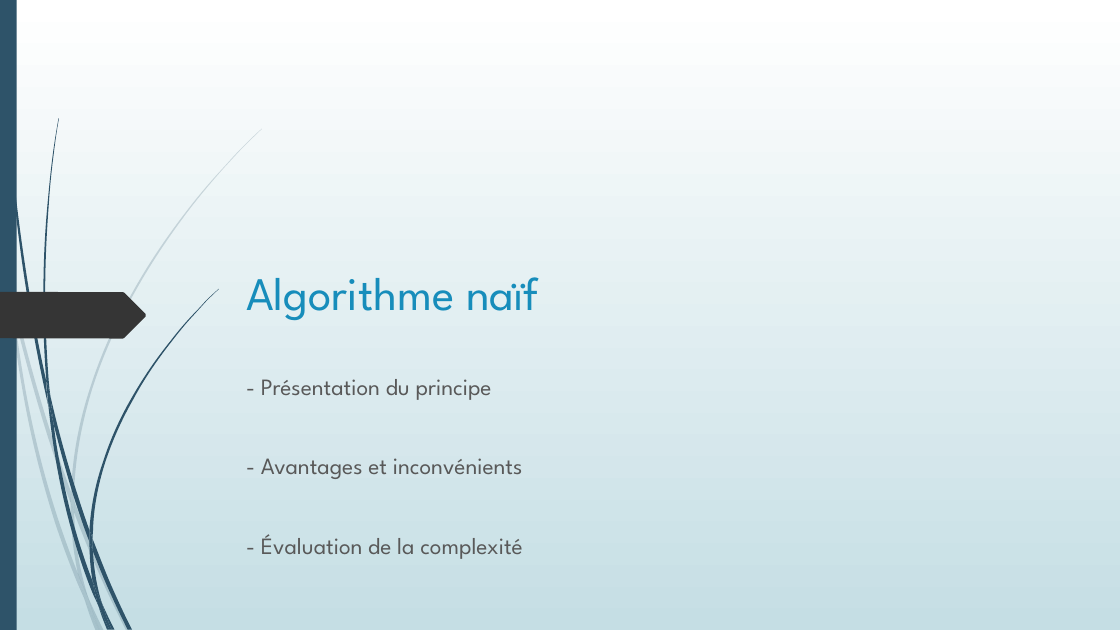
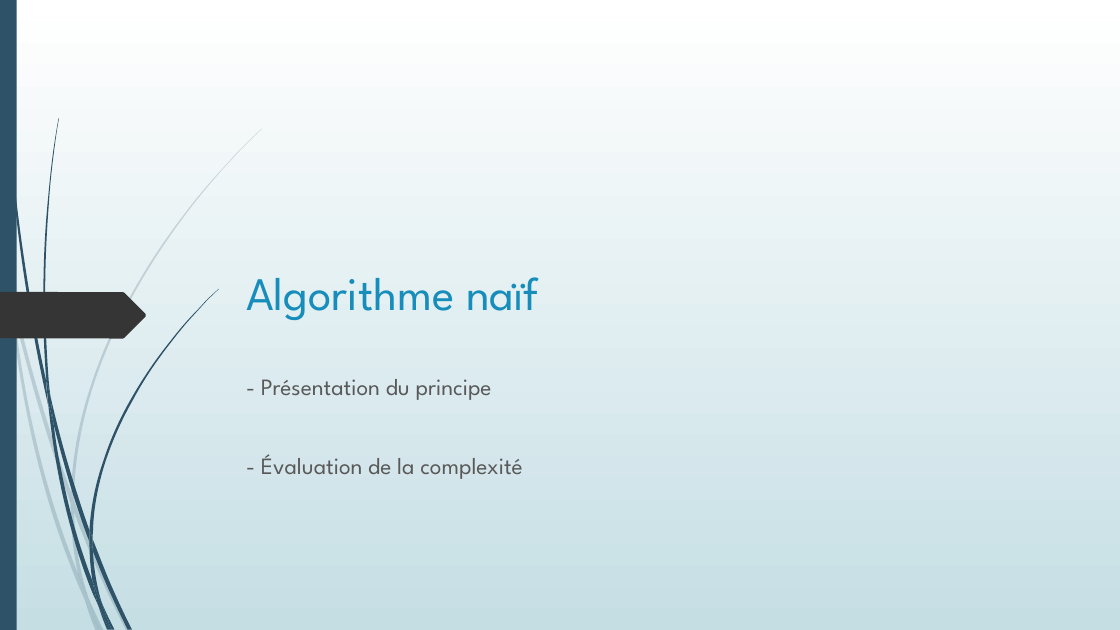
Before and after one commit to yarduoc/HexAI, a slide deck: slide 6 of PresentationTibo/TIPE 2017.pptx. Drawn at 1120x630 pixels with LibreOffice and Linux fonts; fonts in the diff are those of the drawing. Boxes give left, top, right and bottom in pixels: in the first picture for what was removed or moved away, otherwise in the second. Text is boxed around its words. In the diff, an @@ line names an element or a change of style, - is before the commit and + after.

```diff
--- a/PresentationTibo/TIPE 2017.pptx
+++ b/PresentationTibo/TIPE 2017.pptx
@@ text at box(261, 458, 523, 479): paragraph removed @@
-- Avantages et inconvénients
```
Also in this commit, not shown: 4 other slides changed, 14 slides added, 2 other files.
